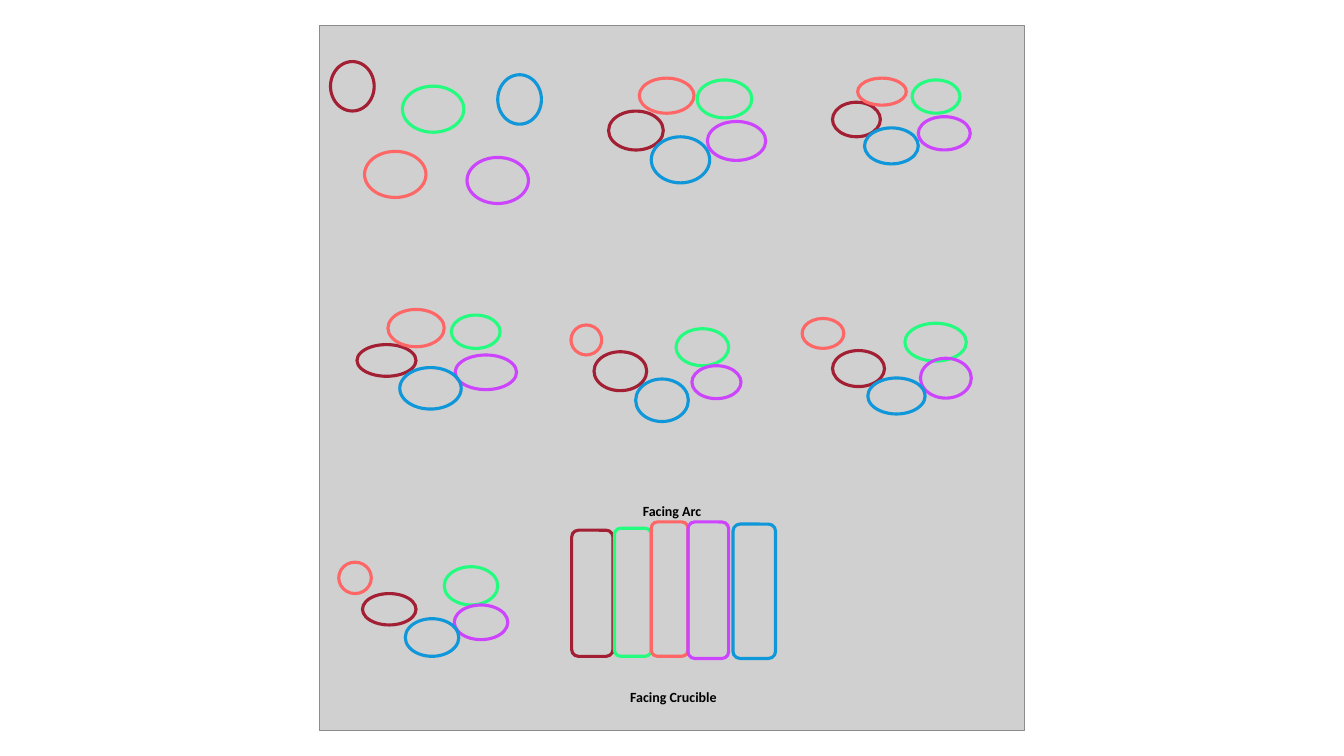
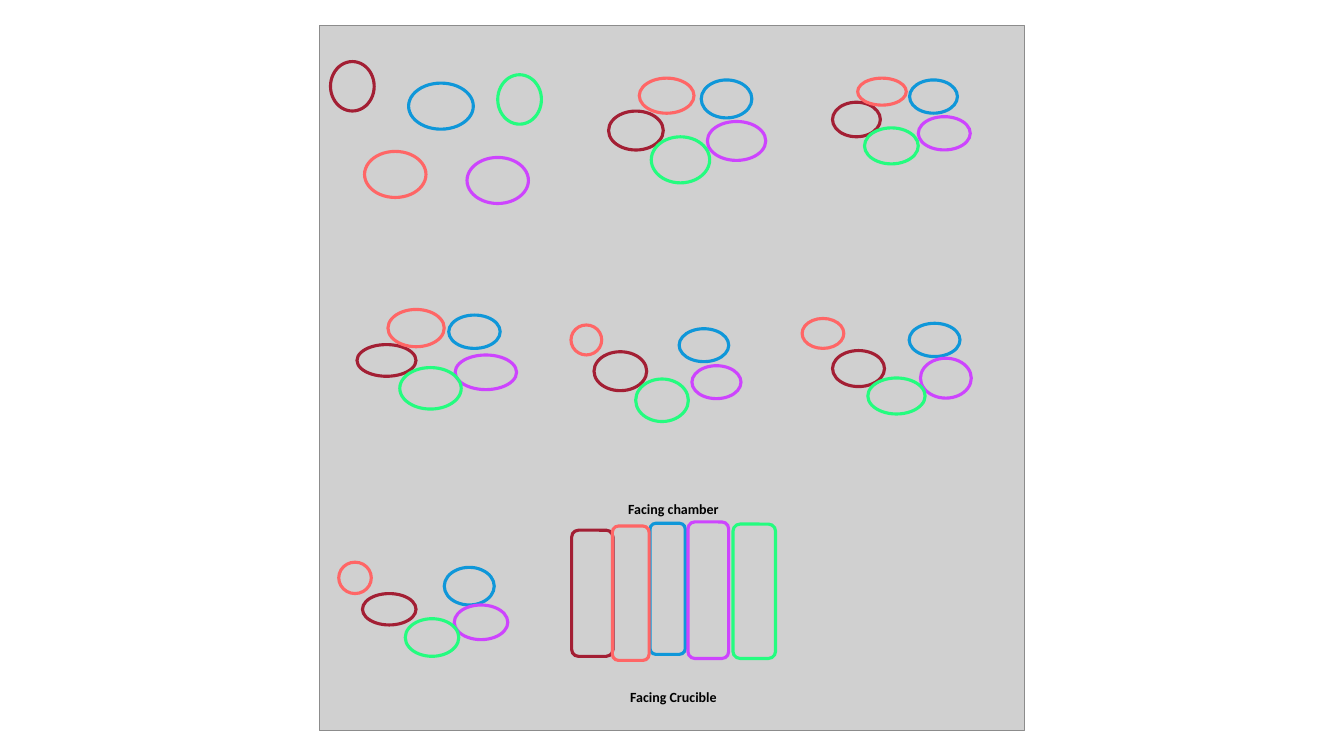
Before and after one commit to SigurdBjerkhaug/RHEA-MEng-project, a slide deck: slide 2 of RHEA MEng figures.pptx. Drawn at 1344x756 pixels with LibreOffice and Linux fonts; fonts in the diff are those of the drawing; grey boxes stand for pictures. Boxes give left, top, right and bottom in pixels: in the first picture for what was removed or moved away, otherwise in the second. Text is boxed around its words. In the diff, an @@ line names an element or a change of style, - is before the commit and + after.

```diff
--- a/RHEA MEng figures.pptx
+++ b/RHEA MEng figures.pptx
@@ ellipse: place and size @@
-ellipse at [402,86,464,132]
+ellipse at [408,83,473,129]
@@ ellipse: place and size @@
-ellipse at [698,80,752,118]
+ellipse at [702,80,752,118]
@@ ellipse: place and size @@
-ellipse at [677,329,729,366]
+ellipse at [680,329,729,362]
@@ outline #24FC7F 2.25 pt to #0F97D9 2.25 pt in 8 elements at [909,80,957,113], [449,316,500,349], [702,80,752,118], [445,568,495,605], [408,83,473,129], [680,329,729,362], [650,523,686,654], [909,324,960,357] @@
@@ ellipse: place and size @@
-ellipse at [905,324,967,362]
+ellipse at [909,324,960,357]
@@ text at [628,504,719,517]: text changed @@
-Facing Arc
+Facing chamber
@@ rounded rectangle: place and size @@
-rounded rectangle at [651,522,688,656]
+rounded rectangle at [613,526,649,660]
@@ rounded rectangle: place and size @@
-rounded rectangle at [615,528,651,656]
+rounded rectangle at [650,523,686,654]
@@ outline #0F97D9 2.25 pt to #24FC7F 2.25 pt in 8 elements at [498,75,541,124], [651,137,710,184], [865,128,919,164], [400,368,462,409], [636,379,689,421], [868,378,926,414], [405,619,459,656], [733,524,775,658] @@
```
Also in this commit, not shown: 7 other files.
